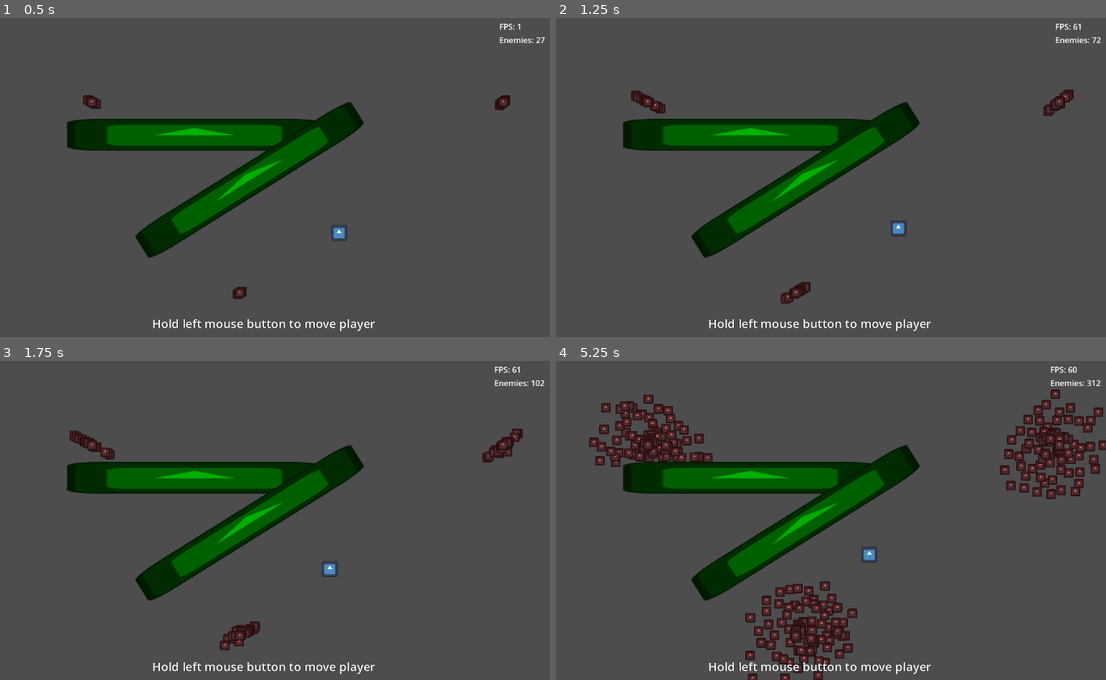
Above: before the commit, frames 1-4 (two rows, left to right).
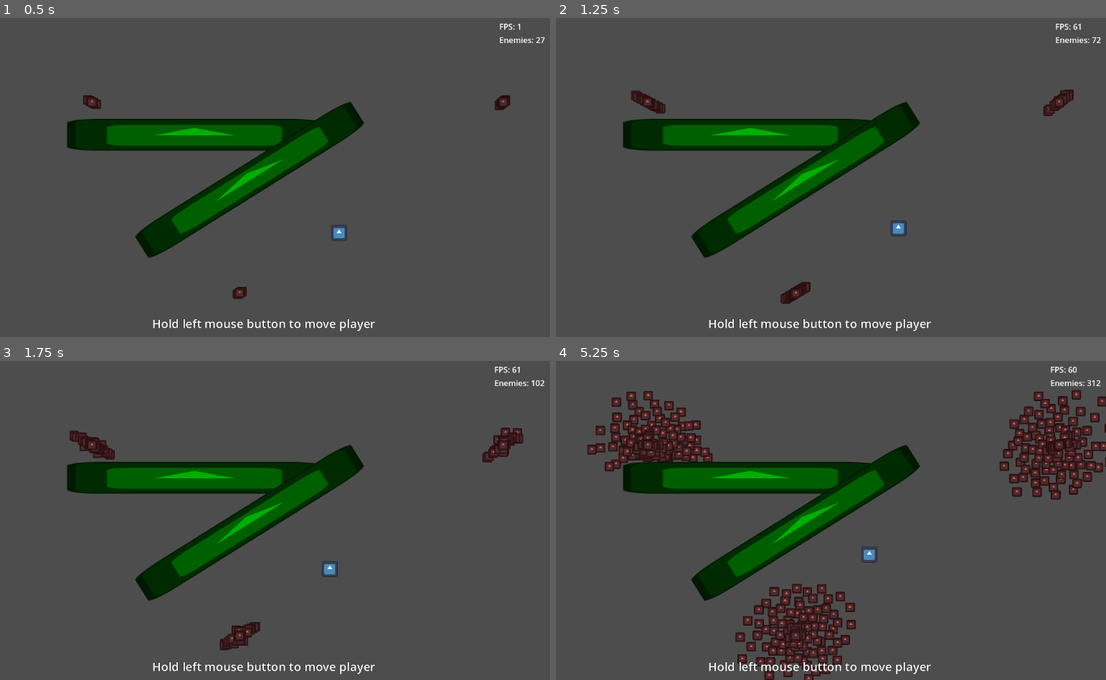
Above: after the commit, the same moments.

Repository: Griiimon/Manymies
Game: Godot game, scene res://main.tscn
The game is run twice, just before and just after one commit, with the same random seed, the same clock (stepped at 60 frames per second) and the same inputs. The engine's default icon, where the game draws it, is replaced by a stand-in: a white triangle on a blue panel in a dark square.
Inputs (mouse positions are in pixels of both pictures, inside the frame that each line leads up to):
- Up to frame 1 (0.5 s): no input
- Up to frame 2 (1.25 s): move the mouse to (946, 161) at 0.52 s; click (946, 161) at 0.67 s
- Up to frame 3 (1.75 s): tap Enter at 1.25 s; move the mouse to (148, 536) at 1.27 s; click (148, 536) at 1.42 s
- Up to frame 4 (5.25 s): move the mouse to (875, 450) at 2.02 s; click (875, 450) at 2.17 s; move the mouse to (792, 584) at 2.77 s; click (792, 584) at 2.92 s; move the mouse to (990, 568) at 3.52 s; click (990, 568) at 3.67 s; move the mouse to (649, 472) at 4.27 s; click (649, 472) at 4.42 s; move the mouse to (847, 520) at 5.02 s; click (847, 520) at 5.17 s

Frame 1 is identical in both runs. In frame 2, less than 0.1% of the frame differs, in the area x 14-95%, y 22-90%; in frame 3, 0.5%; in frame 4, 8.3%, in the area x 5-100%, y 8-100%.

Commit message:
autoload shapecast approach

Diff:
--- a/project.godot
+++ b/project.godot
@@ -18,6 +18,7 @@
 [autoload]
 
 Global="*res://global.gd"
+AutoloadShapecast="*res://solutions/autoload shapecast/autoload_shapecast.tscn"
 
 [layer_names]
 
--- /dev/null
+++ b/solutions/autoload shapecast/autoload_shapecast.gd
@@ -0,0 +1,4 @@
+extends ShapeCast2D
+
+
+var initialized:= false
--- /dev/null
+++ b/solutions/autoload shapecast/autoload_shapecast.tscn
@@ -0,0 +1,8 @@
+[gd_scene load_steps=2 format=3 uid="uid://k2iqime2wgbk"]
+
+[ext_resource type="Script" path="res://solutions/autoload shapecast/autoload_shapecast.gd" id="1_tjufl"]
+
+[node name="Autoload Shapecast" type="ShapeCast2D"]
+exclude_parent = false
+target_position = Vector2(0, 0)
+script = ExtResource("1_tjufl")
--- a/solutions/simple area enemy/simple_area_separation_enemy.gd
+++ b/solutions/simple area enemy/simple_area_separation_enemy.gd
@@ -2,9 +2,6 @@
 extends BaseEnemy
 
 
-# if enabled this will dynamically trigger an intersect_shape()
-# query instead of using the Separation Area node
-@export var dynamic_separation_area: bool= true
 
 # importance of target direction for final velocity
 @export var target_weight: float= 10.0
@@ -34,9 +31,6 @@
 var velocity: Vector2
 var circle_shape: CircleShape2D
 
-# separation query for the outer area
-var query: PhysicsShapeQueryParameters2D
-
 # obstacle collision query for the inner area
 var obstacle_query: PhysicsShapeQueryParameters2D
 
@@ -53,31 +47,22 @@
 
 
 func _ready() -> void:
-	if dynamic_separation_area:
-		# with a "dynamic" separation area we are getting rid off the
-		# Separation Area-node and replace it with an immediate query to the
-		# physics space when we need it. especially useful when skipping
-		# frames, since an Area-node would still be running overlap checks
-		# each frame, but with a query it will only if we say so
 
-		# store the actual shape and get rid off the rest
-		circle_shape= separation_collision_shape.shape
-		separation_area.queue_free()
+	# store the actual shape and get rid off the rest
+	circle_shape= separation_collision_shape.shape
+	separation_area.queue_free()
 
-		# pre-building the query. each time we run it we need to
-		# update the position ( transform.origin ) in the query to
-		# our current position
-		query= PhysicsShapeQueryParameters2D.new()
-		query.collide_with_bodies= false
-		query.collide_with_areas= true
-		query.collision_mask= Global.ENEMY_COLLISION_LAYER
-		query.shape= circle_shape
-		query.exclude= [(get_node(".") as Area2D).get_rid()]
-		query.transform= Transform2D.IDENTITY
+	# pre-building the query. each time we run it we need to
+	# update the position ( transform.origin ) in the query to
+	# our current position
 
-	else:
-		assert(separation_collision_shape.shape is CircleShape2D)
-		(separation_collision_shape.shape as CircleShape2D).radius= separation_radius
+	if not AutoloadShapecast.initialized:
+		AutoloadShapecast.collide_with_bodies= false
+		AutoloadShapecast.collide_with_areas= true
+		AutoloadShapecast.collision_mask= Global.ENEMY_COLLISION_LAYER
+		AutoloadShapecast.shape= circle_shape
+		AutoloadShapecast.max_results= max_intersect_results
+		AutoloadShapecast.initialized= true
 
 	# pre-building the obstacle query
 	obstacle_query= PhysicsShapeQueryParameters2D.new()
@@ -143,26 +128,23 @@
 func get_overlapping_area_positions()-> Array[Vector2]:
 	var result: Array[Vector2]= []
 
-	if dynamic_separation_area:
 		# update the position for our dynamic query, since it isn't
 		# linked to our node in any way
 
-		query.transform.origin= position
+	AutoloadShapecast.position= position
+	AutoloadShapecast.force_update_transform()
+	#AutoloadShapecast.clear_exceptions()
+	#AutoloadShapecast.add_exception(get_node("."))
+	AutoloadShapecast.force_shapecast_update()
 
-		# look for intersecting shapes, which means looking for all overlaps
-		# between our Separation Shape and other enemies root Area.
-		# the amount of results can be tweaked with "max_intersect_results":
-		# - with more results the separation becomes more precise, potentially
-		# accounting for more nearby enemies.
-		# - less results should mean more performance
-		var query_result= get_world_2d().direct_space_state.intersect_shape(query, max_intersect_results)
-
-		if query_result:
-			for item in query_result:
-				result.append(item.collider.position)
-	else:
-		for area in separation_area.get_overlapping_areas():
-			result.append(area.position)
+	# look for intersecting shapes, which means looking for all overlaps
+	# between our Separation Shape and other enemies root Area.
+	# the amount of results can be tweaked with "max_intersect_results":
+	# - with more results the separation becomes more precise, potentially
+	# accounting for more nearby enemies.
+	# - less results should mean more performance
+	for i in AutoloadShapecast.get_collision_count():
+			result.append(AutoloadShapecast.get_collider(i).position)
 
 	return result
 
